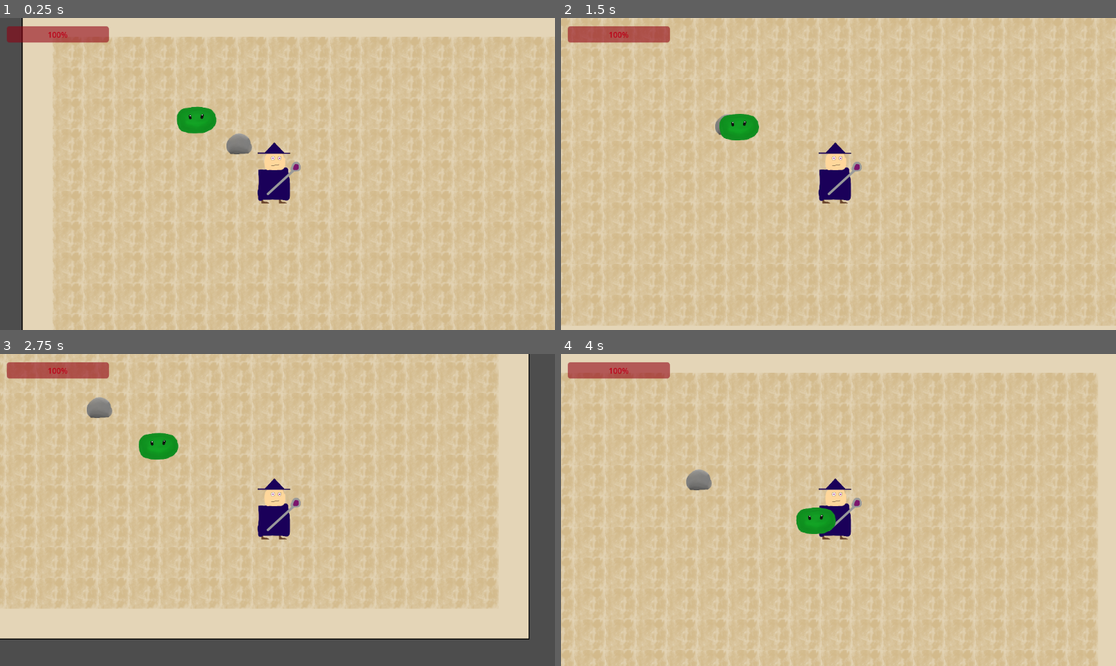
Above: before the commit, frames 1-4 (two rows, left to right).
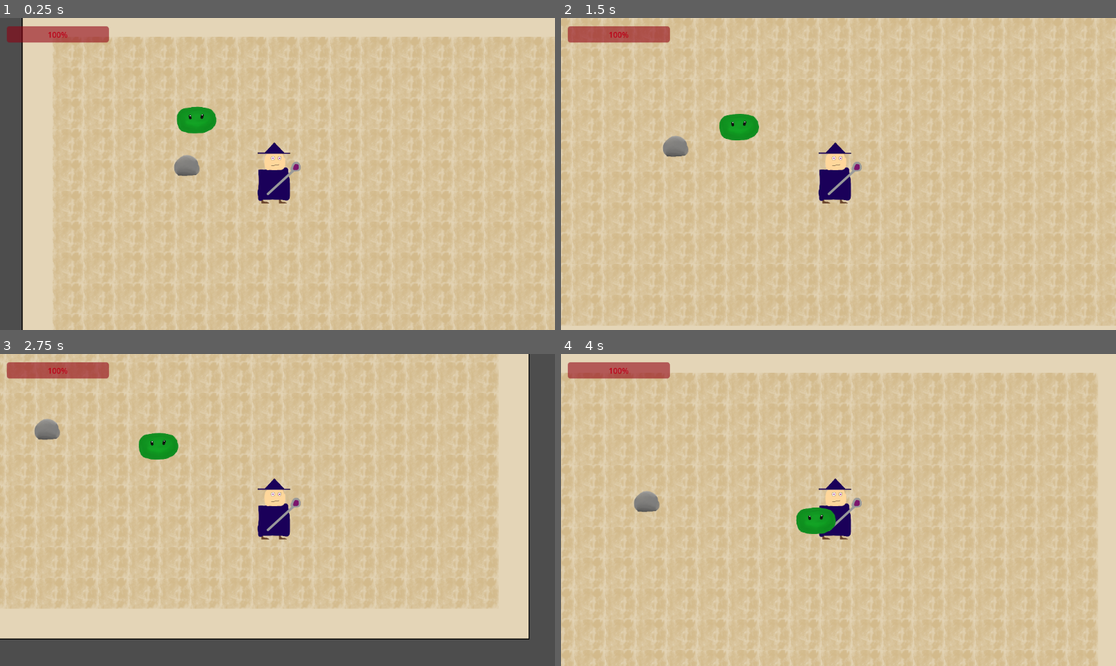
Above: after the commit, the same moments.

Repository: nuaht1/Eksamens-Projekt
Game: Godot game, scene res://node_2d.tscn
Two runs of this game, one before a commit and one after it. Both use one fixed random seed, a clock stepped at 60 frames per second and the inputs below.
Inputs:
- Up to frame 1 (0.25 s): no input
- Up to frame 2 (1.5 s): hold Right (ui_right) 0.53-1.28 s; hold Down (ui_down) from 1.28 s (still down)
- Up to frame 3 (2.75 s): release Down (ui_down) at 2.03 s; hold Right (ui_right) from 2.03 s (still down)
- Up to frame 4 (4 s): release Right (ui_right) at 2.78 s; hold Up (ui_up) 2.78-3.53 s; hold Left (ui_left) from 3.53 s (still down)

The runs differ from the first frame. In frame 1, 0.5% of the frame differs, in the area x 31-46%, y 36-51%; in frame 2, 0.3%; in frame 3, 0.5%; in frame 4, 0.5%, in the area x 13-28%, y 36-51%.

Commit message:
few changes
added animated sprite 2d for player and slime(not in use and not visble)
fixed collision with rock in tilemap layer 2

Diff:
--- a/eksamens-projekt/node_2d.tscn
+++ b/eksamens-projekt/node_2d.tscn
@@ -94,9 +94,13 @@
 texture_region_size = Vector2i(64, 64)
 use_texture_padding = false
 1:1/0 = 0
+1:1/0/physics_layer_0/polygon_0/points = PackedVector2Array(15.2408, 1.69342, 32, 0.564472, 32, 32, -26.5303, 32, -10.1605, 12.9829)
 1:2/0 = 0
+1:2/0/physics_layer_0/polygon_0/points = PackedVector2Array(-32, -32, 32, -32, 32, 22.579, -13.5474, 20.3211, -32, 2.2579)
 2:2/0 = 0
+2:2/0/physics_layer_0/polygon_0/points = PackedVector2Array(22.0145, -32, 32, -8.46711, 19.1921, 19.1921, -32, 20.8855, -32, -32)
 2:1/0 = 0
+2:1/0/physics_layer_0/polygon_0/points = PackedVector2Array(-4.51579, 5.08027, 9.03158, 13.5474, 18.6276, 32, -32, 32, -32, 1.12895)
 
 [sub_resource type="TileSetAtlasSource" id="TileSetAtlasSource_nr8wp"]
 texture = ExtResource("5_rj586")
@@ -104,6 +108,8 @@
 0:0/0 = 0
 
 [sub_resource type="TileSet" id="TileSet_nr8wp"]
+tile_size = Vector2i(64, 64)
+physics_layer_0/collision_layer = 1
 sources/0 = SubResource("TileSetAtlasSource_0h7mo")
 sources/1 = SubResource("TileSetAtlasSource_nr8wp")
 
@@ -124,7 +130,7 @@
 [node name="TileMapLayer2" type="TileMapLayer" parent="."]
 position = Vector2(37, -1)
 scale = Vector2(0.43705, 0.510372)
-tile_map_data = PackedByteArray("AAA3ABoAAQAAAAAAAAA=")
+tile_map_data = PackedByteArray("AAA3ABoAAQAAAAAAAAAJAAcAAAABAAEAAAAJAAgAAAABAAIAAAAKAAcAAAACAAEAAAAKAAgAAAACAAIAAAA=")
 tile_set = SubResource("TileSet_nr8wp")
 
 [node name="CharacterBody2D" type="CharacterBody2D" parent="." groups=["player"]]
@@ -145,7 +151,13 @@
 
 [node name="Camera2D" type="Camera2D" parent="CharacterBody2D"]
 
+[node name="AnimatedSprite2D" type="AnimatedSprite2D" parent="CharacterBody2D"]
+visible = false
+position = Vector2(-504, -284)
+
 [node name="Acid_Slime" parent="." instance=ExtResource("3_epypp")]
+
+[node name="AnimatedSprite2D" type="AnimatedSprite2D" parent="Acid_Slime"]
 
 [node name="UI" type="CanvasLayer" parent="."]
 
